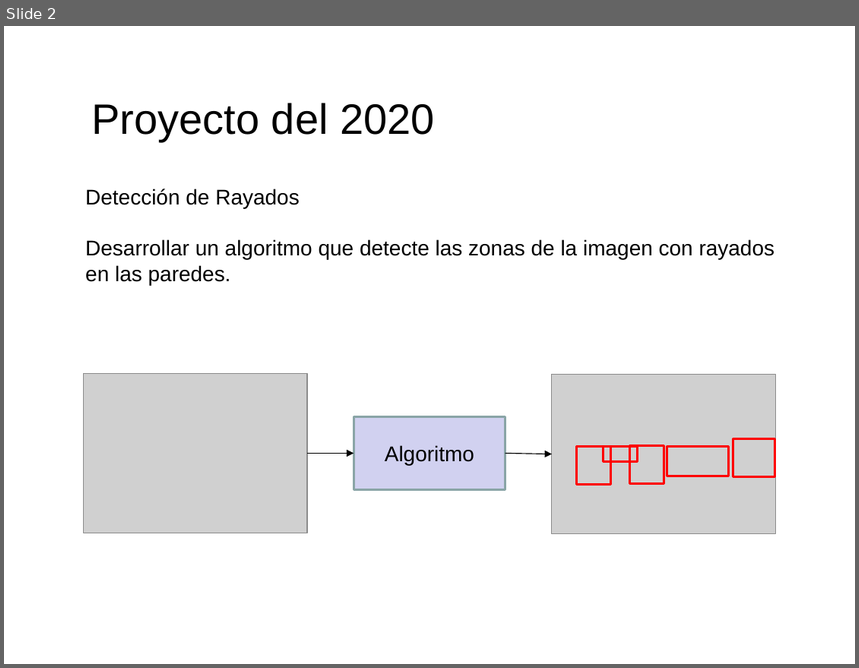
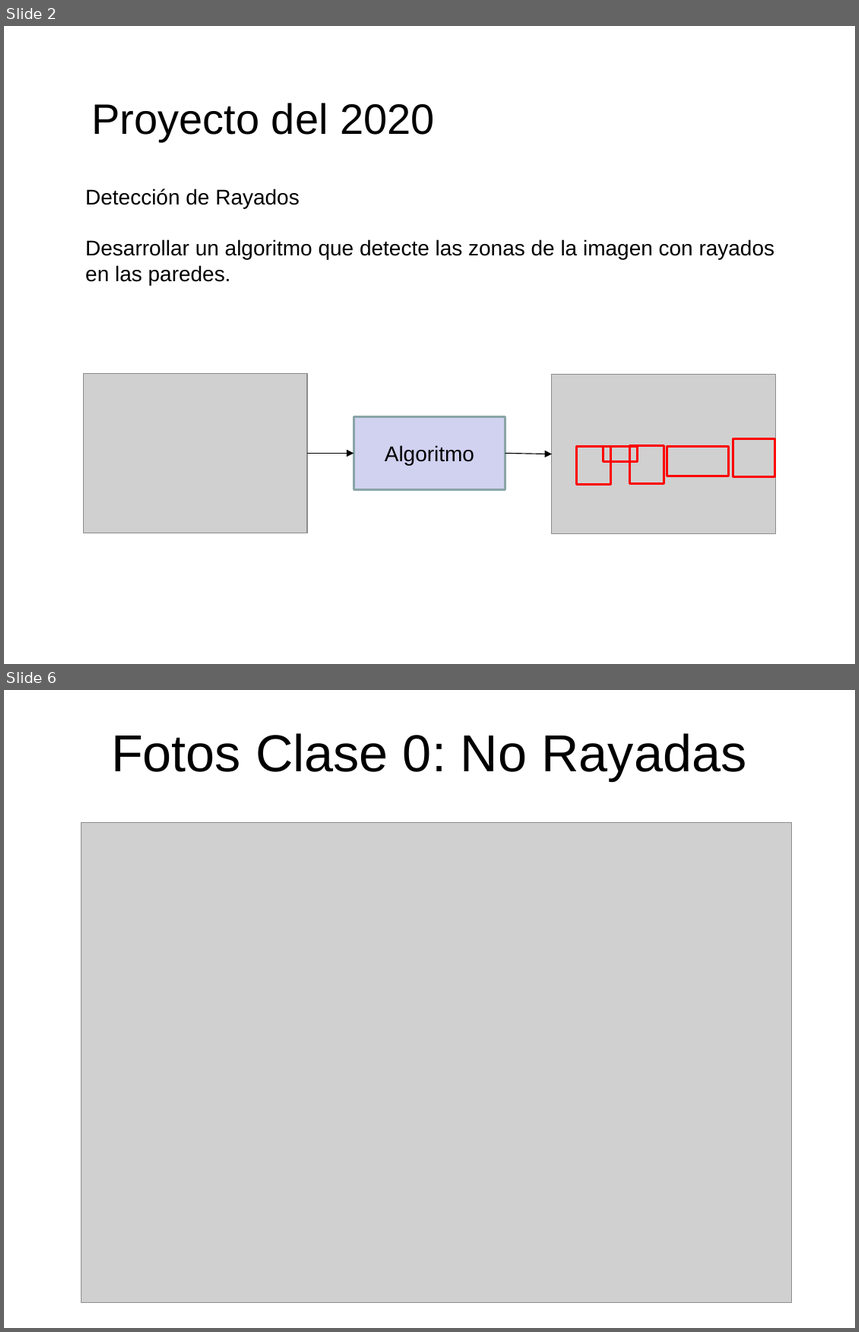
Before and after one commit to domingomery/patrones, a slide deck: clases/Cap00_Lineas_Generales/program/PAT00_Proyecto.pptx. Shown one above the other, each under a label of ours: slide 2 before the commit, slides 2 and 6 after it; the slides between them are not shown. The pictures are 859x668 and 859x1332 pixels, drawn with LibreOffice and Linux fonts; fonts in the diff are those of the drawing; grey boxes stand for pictures. Boxes give left, top, right and bottom in pixels: in the first picture for what was removed or moved away, otherwise in the second. Text is boxed around its words. In the diff, an @@ line names an element or a change of style, - is before the commit and + after.

```diff
--- a/clases/Cap00_Lineas_Generales/program/PAT00_Proyecto.pptx
+++ b/clases/Cap00_Lineas_Generales/program/PAT00_Proyecto.pptx
@@ slide 6 added at (4, 690, 855, 1328), background #FFFFFF @@
@@ title added at (111, 733, 747, 781), 44 pt, text #000000 @@
+Fotos Clase 0: No Rayadas
@@ picture added at (82, 823, 792, 1303) @@
```
Also in this commit, not shown: 21 other slides added, 5 other files.
